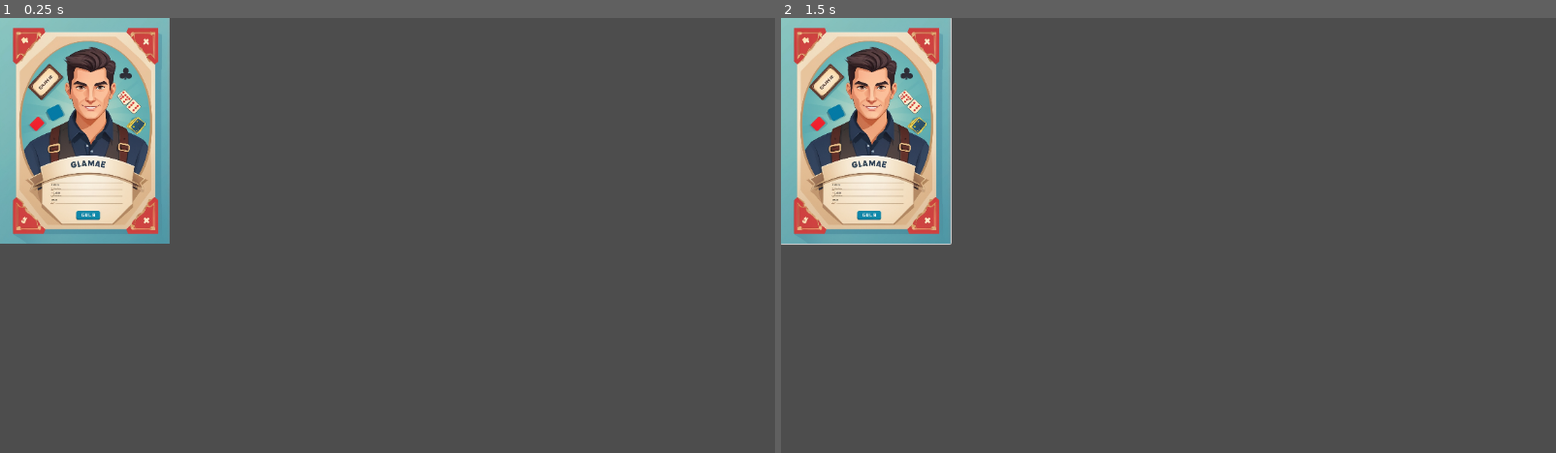
Above: before the commit, frames 1-2 (left to right).
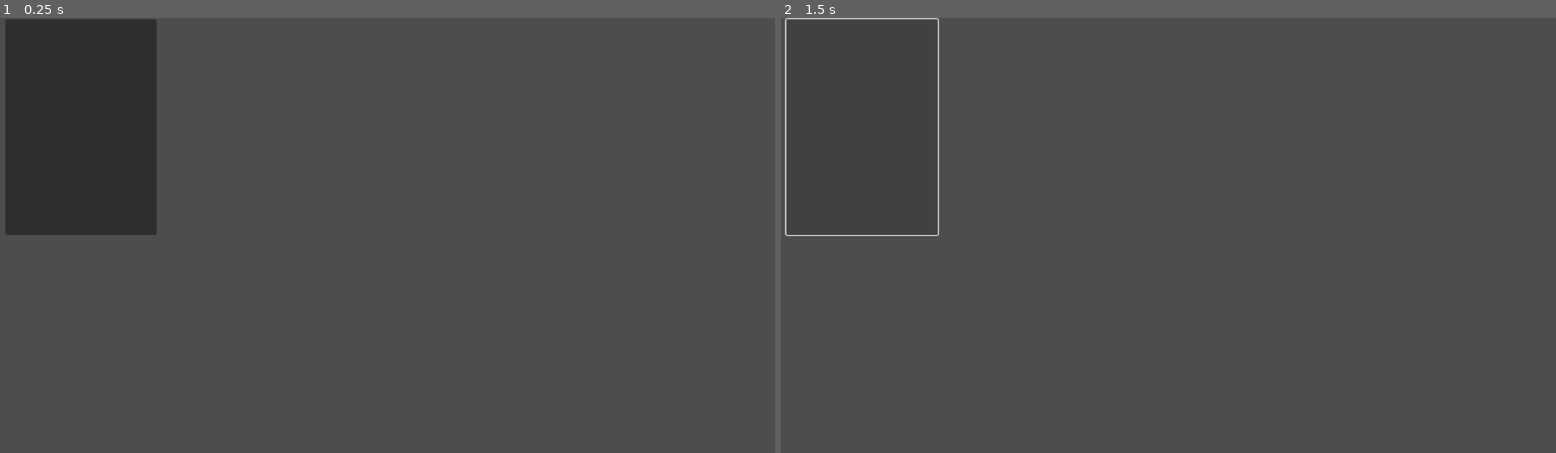
Above: after the commit, the same moments.

Repository: AdminL3/El-Dorado-Assistent
Game: Godot game, scene res://scenes/card.tscn
The game is run twice, just before and just after one commit, with the same random seed, the same clock (stepped at 60 frames per second) and the same inputs. This scene is started directly instead of the project's main scene.
Inputs (mouse positions are in pixels of both pictures, inside the frame that each line leads up to; where the layout moved, square brackets give the same spot in the first picture):
- Up to frame 1 (0.25 s): no input
- Up to frame 2 (1.5 s): click (858, 126) [866, 131] at 0.5 s; click (858, 126) [866, 131] at 1.25 s

The runs differ from the first frame. In frame 1, 11% of the frame differs, in the area x 0-22%, y 0-52%; in frame 2, 11%.
Error in both runs: Attempt to call function 'card_pressed (via call)' in base 'null instance' on a null instance. (res://scripts/Card.gd:7)

Commit message:
updated sprite size

Diff:
--- a/scenes/card.tscn
+++ b/scenes/card.tscn
@@ -1,16 +1,16 @@
-[gd_scene load_steps=3 format=3 uid="uid://c77ghih45fkca"]
+[gd_scene load_steps=2 format=3 uid="uid://c77ghih45fkca"]
 
 [ext_resource type="Script" path="res://scripts/Card.gd" id="1_p4ysi"]
-[ext_resource type="Texture2D" uid="uid://bxk01vr3rj6d0" path="res://assets/Default.jpg" id="1_te56a"]
 
 [node name="Card" type="Button"]
-offset_right = 252.0
-offset_bottom = 336.0
+offset_left = 8.0
+offset_top = 2.0
+offset_right = 233.0
+offset_bottom = 323.0
 script = ExtResource("1_p4ysi")
 
 [node name="Sprite2D" type="Sprite2D" parent="."]
-position = Vector2(126, 168.333)
-scale = Vector2(0.283784, 0.283784)
-texture = ExtResource("1_te56a")
+position = Vector2(113, 161)
+scale = Vector2(0.0931872, 0.0931872)
 
 [connection signal="pressed" from="." to="." method="_on_pressed"]
